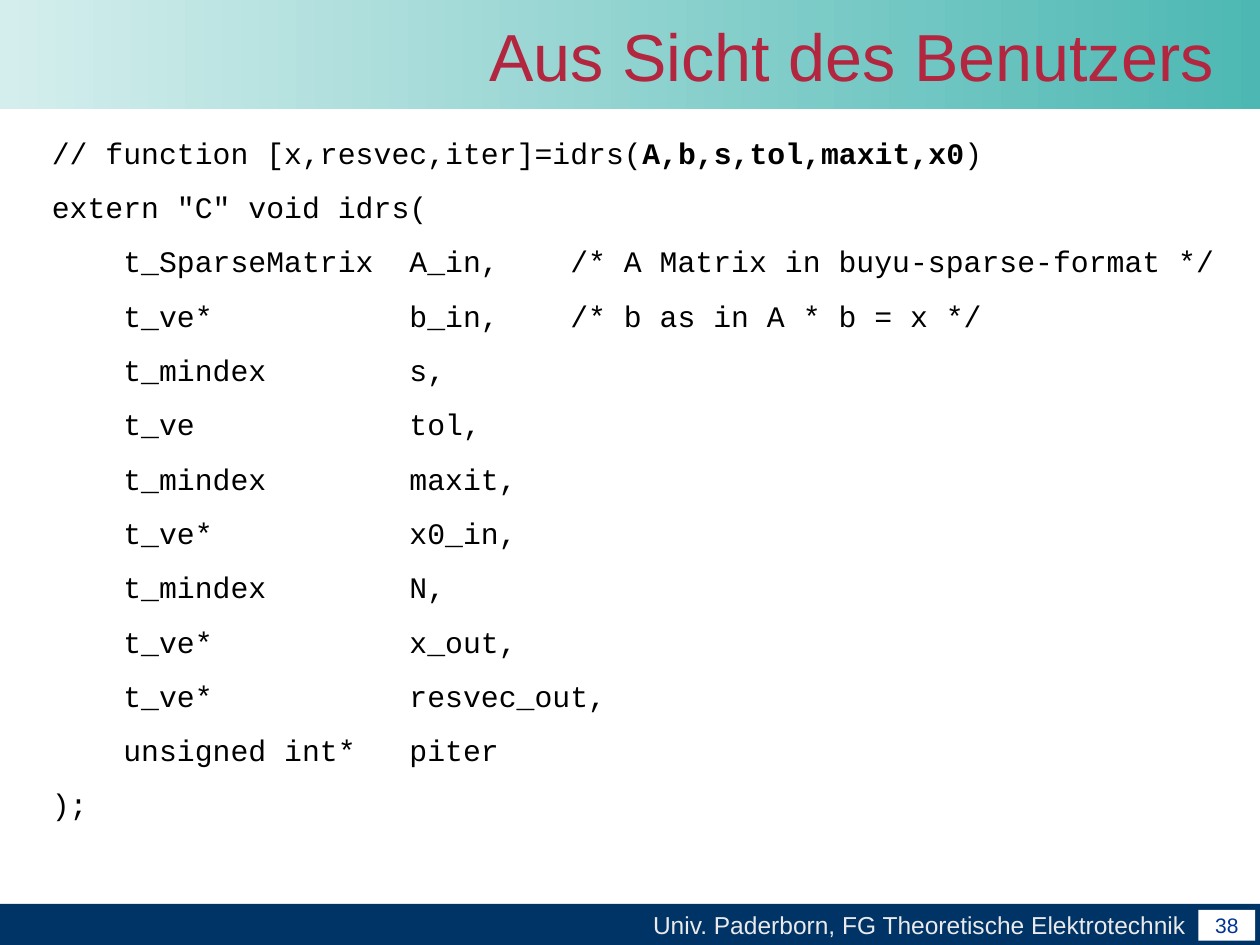
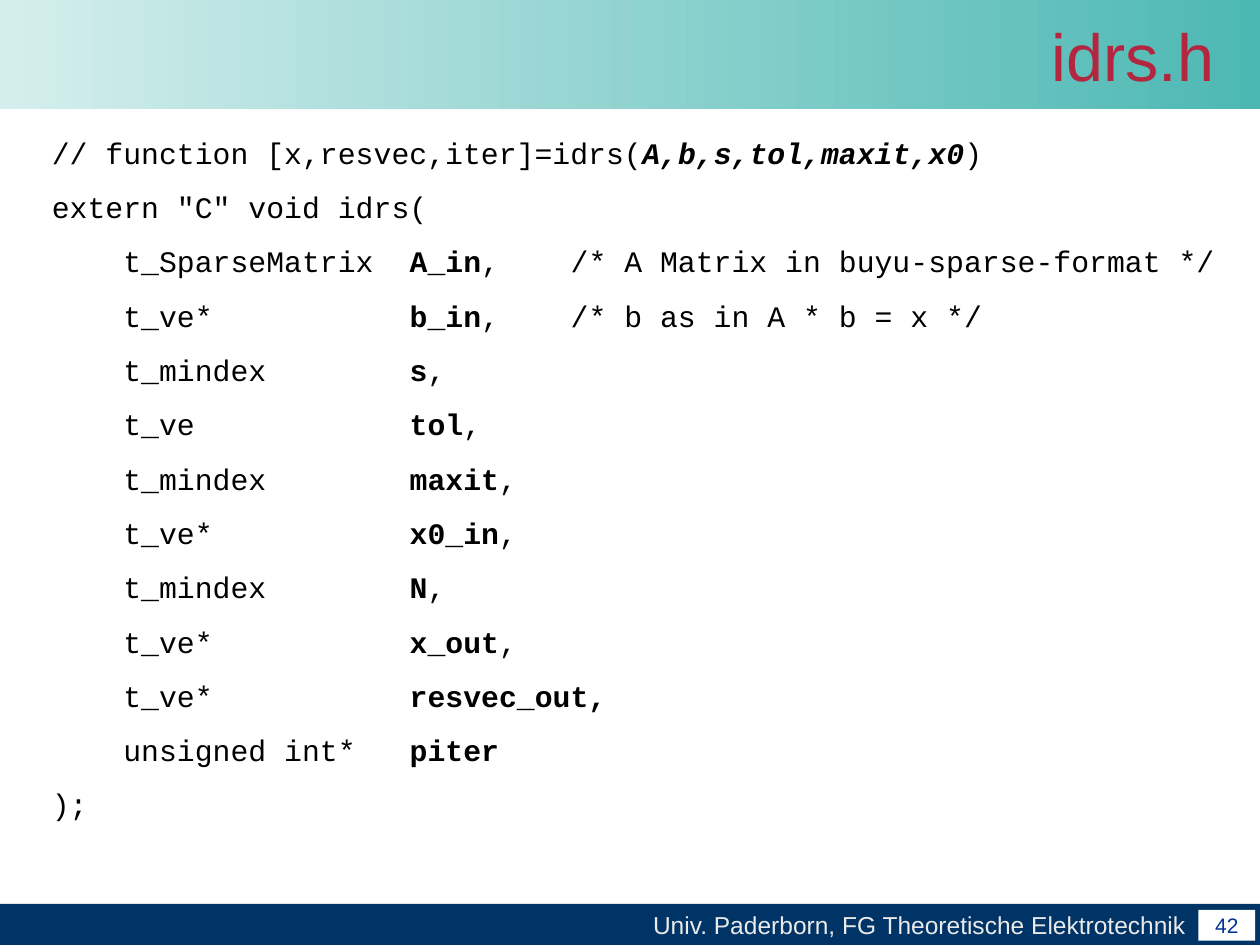
Before and after one commit to unconditional/projektarbeitcuda, a slide deck: slide 42 of Abschlussvortrag/Abschlussvortrag der Projektarbeit CUDA.ppt (slide 38 before the commit). Drawn at 1260x945 pixels with LibreOffice and Linux fonts; fonts in the diff are those of the drawing; background and template pictures are left out. Boxes give left, top, right and bottom in pixels: in the first picture for what was removed or moved away, otherwise in the second. Text is boxed around its words. In the diff, an @@ line names an element or a change of style, - is before the commit and + after.

```diff
--- a/Abschlussvortrag/Abschlussvortrag der Projektarbeit CUDA.ppt
+++ b/Abschlussvortrag/Abschlussvortrag der Projektarbeit CUDA.ppt
@@ title at (x1=1052, y1=33, x2=1215, y2=82): text changed @@
-Aus Sicht des Benutzers
+idrs.h
@@ text at (x1=105, y1=142, x2=1161, y2=768): italic on in "[x,resvec,iter]=idrs(A,b,s,tol,maxit,x0)"; bold on in "A_in,", "b_in,", "s,", "tol," and 6 more places @@
@@ page number at (x1=1215, y1=918, x2=1238, y2=933): text changed @@
-38
+42
```
Also in this commit, not shown: 6 other slides changed, 6 slides added, 2 slides removed.
